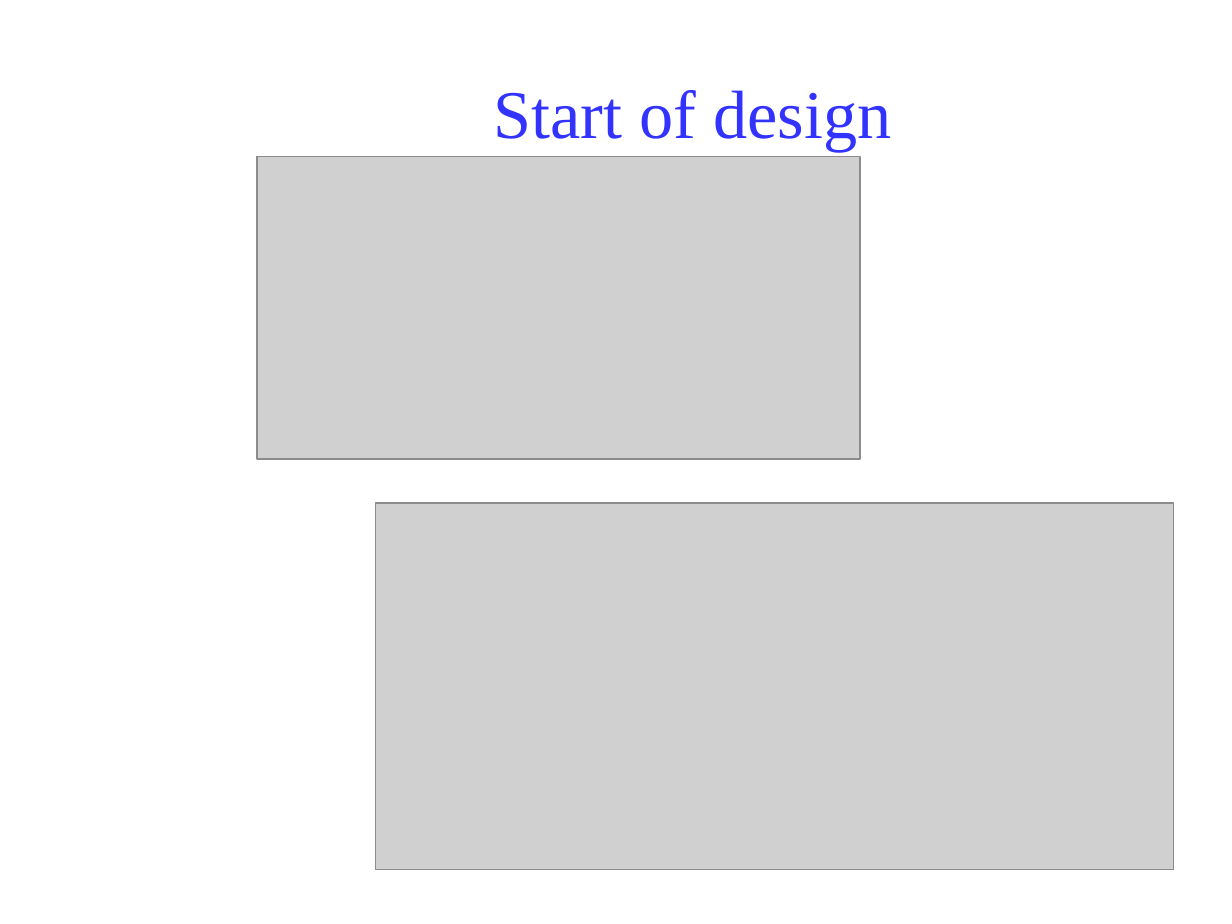
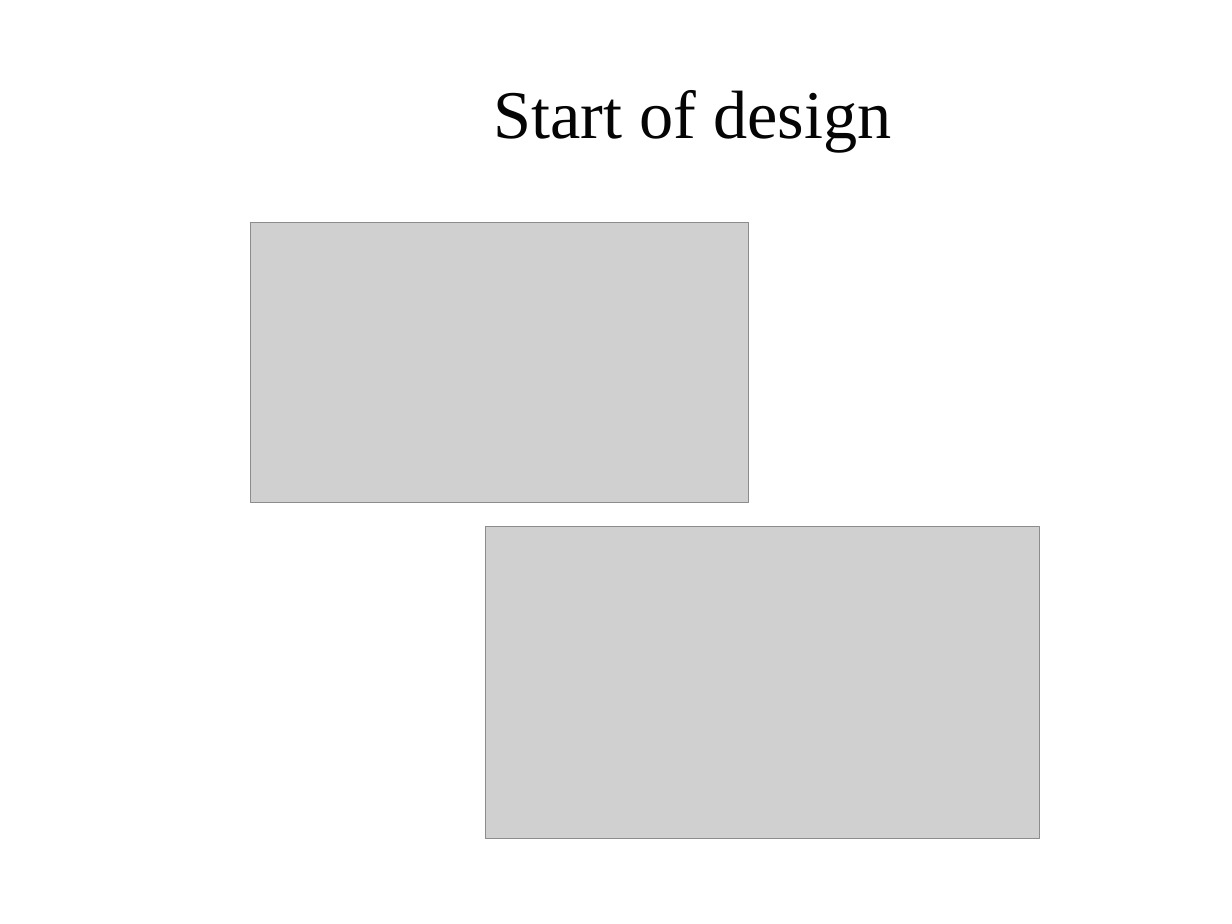
Before and after one commit to Klarala13/collectivity, a slide deck: slide 10 of Presentation/collectivity.odp (slide 9 before the commit). Drawn at 1232x924 pixels with LibreOffice and Linux fonts; fonts in the diff are those of the drawing; grey boxes stand for pictures; background and template pictures are left out. Boxes give left, top, right and bottom in pixels: in the first picture for what was removed or moved away, otherwise in the second. Text is boxed around its words. In the diff, an @@ line names an element or a change of style, - is before the commit and + after.

```diff
--- a/Presentation/collectivity.odp
+++ b/Presentation/collectivity.odp
@@ title "Start of design" at (x1=494, y1=90, x2=891, y2=152): text colour #3333FF to #050505 @@
@@ picture resized from (x1=257, y1=157, x2=861, y2=459) to (x1=250, y1=222, x2=749, y2=503) @@
@@ picture resized from (x1=376, y1=503, x2=1174, y2=870) to (x1=485, y1=527, x2=1040, y2=838) @@
```
Also in this commit, not shown: 6 other slides changed, 1 slide added, 1 slide removed, 1 other file.
